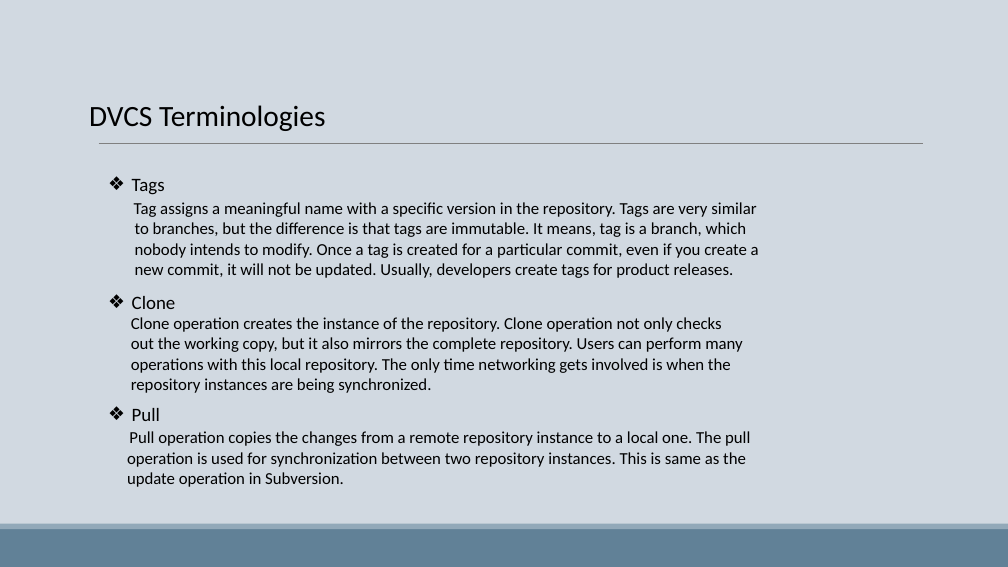
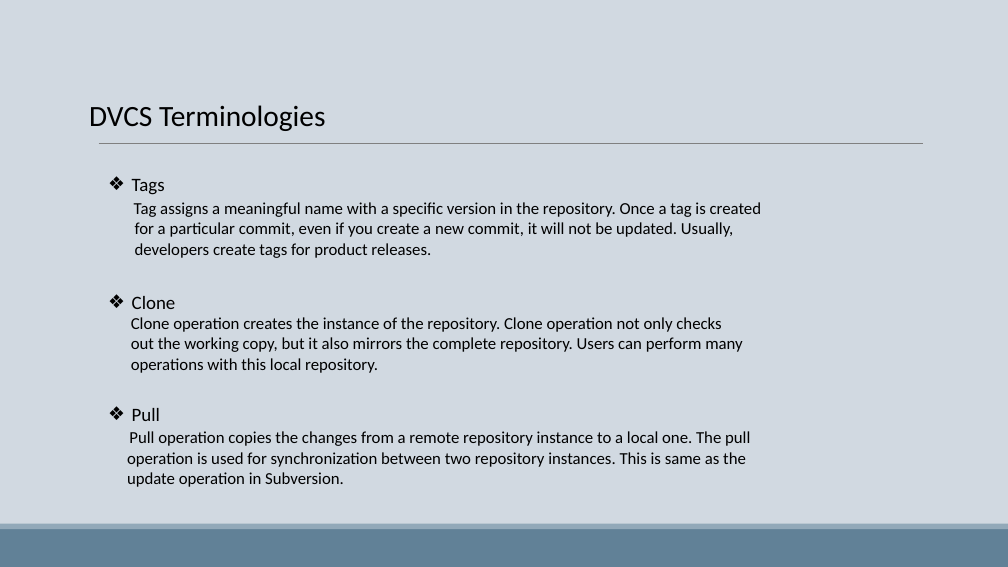
Before and after one commit to manarabdi1/Test-plan, a slide deck: slide 6 of Git VS SVN.pptm. Drawn at 1008x567 pixels with LibreOffice and Linux fonts; fonts in the diff are those of the drawing. Boxes give left, top, right and bottom in pixels: in the first picture for what was removed or moved away, otherwise in the second. Text is boxed around its words. In the diff, an @@ line names an element or a change of style, - is before the commit and + after.

```diff
--- a/Git VS SVN.pptm
+++ b/Git VS SVN.pptm
@@ text at (x1=134, y1=202, x2=761, y2=258): text changed @@
-Tag assigns a meaningful name with a specific version in the repository. Tags are very similar
-to branches, but the difference is that tags are immutable. It means, tag is a branch, which
-nobody intends to modify. Once a tag is created for a particular commit, even if you create a
-new commit, it will not be updated. Usually, developers create tags for product releases.
+Tag assigns a meaningful name with a specific version in the repository. Once a tag is created
+for a particular commit, even if you create a new commit, it will not be updated. Usually,
+developers create tags for product releases.
@@ text at (x1=131, y1=358, x2=378, y2=373): text changed @@
-operations with this local repository. The only time networking gets involved is when the
-repository instances are being synchronized.
+operations with this local repository.
```
Also in this commit, not shown: 5 other slides changed, 2 slides added, 1 slide removed, 1 other file.
